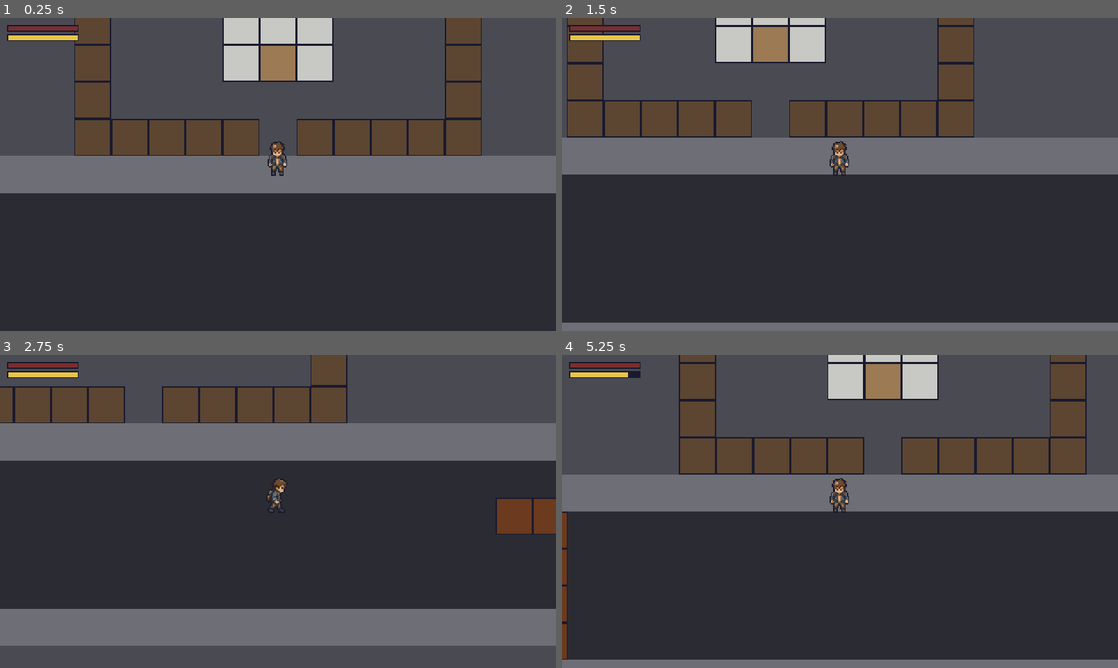
Above: before the commit, frames 1-4 (two rows, left to right).
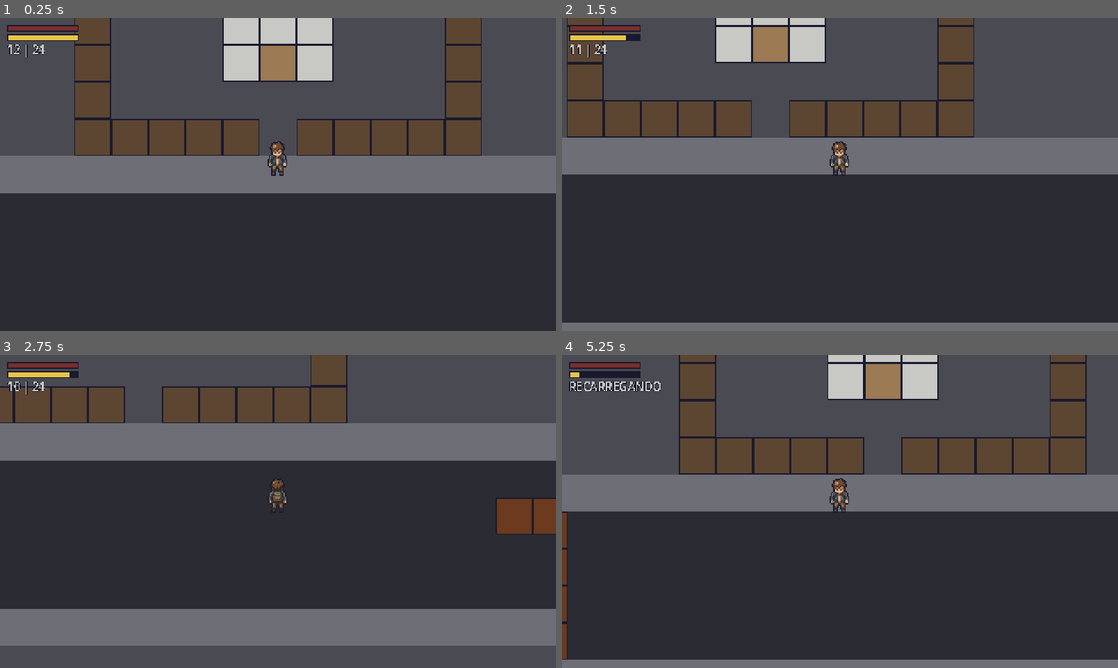
Above: after the commit, the same moments.

Repository: KaiD3v/Afterfall
Game: Godot game, scene res://scenes/main.tscn
Two runs of this game, one before a commit and one after it. Both use one fixed random seed, a clock stepped at 60 frames per second and the inputs below.
Inputs (mouse positions are in pixels of both pictures, inside the frame that each line leads up to):
- Up to frame 1 (0.25 s): no input
- Up to frame 2 (1.5 s): tap Enter at 0.5 s; move the mouse to (962, 158) at 0.52 s; hold D (move_right) 0.53-1.28 s; hold Right mouse button (aim) 0.53-1.28 s; click (962, 158) at 0.8 s; move the mouse to (728, 190) at 1.27 s; hold S (move_down) from 1.28 s (still down); click (728, 190) at 1.35 s
- Up to frame 3 (2.75 s): right-click (166, 527) at 1.55 s; move the mouse to (333, 442) at 2.02 s; release S (move_down) at 2.03 s; hold D (move_right) from 2.03 s (still down); hold Right mouse button (aim) from 2.03 s (still down); click (333, 442) at 2.3 s
- Up to frame 4 (5.25 s): move the mouse to (812, 574) at 2.77 s; release D (move_right) at 2.78 s; release Right mouse button (aim) at 2.78 s; hold W (move_up) 2.78-3.53 s; click (812, 574) at 2.85 s; right-click (812, 574) at 3.05 s; move the mouse to (1006, 558) at 3.52 s; hold Shift (sprint) 3.53-4.28 s; hold A (move_left) 3.53-5.03 s; click (1006, 558) at 3.8 s; tap R (reload) at 4.15 s; move the mouse to (673, 464) at 4.27 s; right-click (673, 464) at 4.35 s; move the mouse to (867, 511) at 5.02 s; hold S (move_down) from 5.03 s (still down); click (867, 511) at 5.1 s

The runs differ from the first frame. In frame 1, 0.1% of the frame differs, in the area x 1-9%, y 8-13%; in frame 2, 0.1%; in frame 3, 0.3%; in frame 4, 0.6%, in the area x 1-18%, y 5-12%.

Commit message:
M4 combat: machete, 9mm pistol with noise, zombies with sight and hearing, 5 ElevenLabs SFX
Co-Authored-By: Claude Opus 5.5 <noreply@anthropic.com>

Diff:
--- a/scenes/main.tscn
+++ b/scenes/main.tscn
@@ -1,8 +1,9 @@
-[gd_scene load_steps=4 format=3]
+[gd_scene load_steps=5 format=3]
 
 [ext_resource type="PackedScene" path="res://scenes/world/neighborhood_greybox.tscn" id="1"]
 [ext_resource type="PackedScene" path="res://scenes/player/player.tscn" id="2"]
 [ext_resource type="PackedScene" path="res://scenes/ui/hud.tscn" id="3"]
+[ext_resource type="PackedScene" path="res://scenes/zombie/zombie.tscn" id="4"]
 
 [node name="Main" type="Node2D"]
 
@@ -11,5 +12,20 @@
 [node name="Player" parent="." instance=ExtResource("2")]
 position = Vector2(336, 464)
 
+[node name="Zombies" type="Node2D" parent="."]
+
+[node name="ZombiePosto" parent="Zombies" instance=ExtResource("4")]
+position = Vector2(1500, 330)
+
+[node name="ZombieTransversal" parent="Zombies" instance=ExtResource("4")]
+position = Vector2(960, 200)
+
+[node name="ZombieSudeste" parent="Zombies" instance=ExtResource("4")]
+position = Vector2(1500, 800)
+facing = Vector2(-1, 0)
+
+[node name="ZombieOficina" parent="Zombies" instance=ExtResource("4")]
+position = Vector2(420, 900)
+
 [node name="HUD" parent="." node_paths=PackedStringArray("player") instance=ExtResource("3")]
 player = NodePath("../Player")
--- a/scenes/player/player.gd
+++ b/scenes/player/player.gd
@@ -1,4 +1,4 @@
-# Protagonista: movimento em 4 direções, corrida com stamina, vida e morte.
+# Protagonista: movimento em 4 direções, corrida com stamina, vida, machete e pistola.
 # Valores iniciais; ajustar no playtest.
 extends CharacterBody2D
 
@@ -13,22 +13,49 @@
 @export var regen_delay := 0.8     # segundos sem gastar antes de recuperar
 @export var recover_at := 25.0     # sem fôlego: só volta a correr ou golpear acima disso
 
+@export_group("Machete")
+@export var machete_damage := 25.0      # zumbi tem 60: 3 golpes
+@export var machete_cost := 20.0        # stamina por golpe
+@export var machete_range := 30.0
+@export var machete_half_angle := 60.0  # graus; arco de 120° à frente
+@export var machete_cooldown := 0.5
+@export var melee_noise := 64.0         # raio de ruído do golpe
+
+@export_group("Pistola 9 mm")
+@export var pistol_damage := 40.0       # 2 tiros por zumbi
+@export var pistol_range := 320.0
+@export var pistol_spread := 4.0        # graus para cada lado; o erro lateral cresce com a distância
+@export var pistol_cooldown := 0.25
+@export var shot_noise := 320.0         # raio de ruído do tiro (10 tiles)
+@export var mag_size := 12
+@export var reload_time := 1.5
+@export var reserve := 24               # munição fora do pente; vem do loot a partir do M6
+
 var health := max_health
 var stamina := max_stamina
 var exhausted := false
+var ammo := mag_size
+var reloading := false
+var facing := Vector2.DOWN
 var _regen_wait := 0.0
+var _weapon_wait := 0.0
 
 @onready var sprite: Sprite2D = $Sprite2D
+@onready var tracer: Line2D = $Tracer
 
 
 func _ready() -> void:
 	# exports chegam depois dos inicializadores; lê os máximos já ajustados no inspetor
 	health = max_health
 	stamina = max_stamina
+	ammo = mag_size
+	add_to_group("player")
+
 
 func _physics_process(delta: float) -> void:
 	if is_dead():
 		return
+	_weapon_wait -= delta
 	var dir := Input.get_vector("move_left", "move_right", "move_up", "move_down")
 	var running := dir != Vector2.ZERO and Input.is_action_pressed("sprint") and not exhausted
 	if running:
@@ -41,15 +68,73 @@
 			exhausted = false
 	velocity = dir * (run_speed if running else walk_speed)
 	move_and_slide()
-	if dir != Vector2.ZERO:
-		# frames do character.png: 0 baixo, 1 esquerda, 2 direita, 3 cima
-		if absf(dir.x) >= absf(dir.y):
-			sprite.frame = 1 if dir.x < 0 else 2
-		else:
-			sprite.frame = 3 if dir.y < 0 else 0
+
+	# Mirando (botão direito), o clique atira; sem mirar, o clique golpeia com o machete.
+	var aiming := Input.is_action_pressed("aim")
+	if aiming:
+		facing = global_position.direction_to(get_global_mouse_position())
+	elif dir != Vector2.ZERO:
+		facing = dir.normalized()
+	if aiming and Input.is_action_just_pressed("shoot"):
+		shoot(facing)
+	elif not aiming and Input.is_action_just_pressed("attack"):
+		melee()
+	if Input.is_action_just_pressed("reload"):
+		reload()
+	_update_frame()
 
 
-# Custo fixo de uma ação (golpe de machete no M4). false = sem stamina, a ação não acontece.
+# ponytail: acerto por distância e ângulo no instante do golpe, sem Area2D; trocar quando houver frames de ataque.
+func melee() -> bool:
+	if is_dead() or _weapon_wait > 0.0 or not spend_stamina(machete_cost):
+		return false
+	_weapon_wait = machete_cooldown
+	$SfxMachete.play()
+	for z in get_tree().get_nodes_in_group("zombies"):
+		var to: Vector2 = z.global_position - global_position
+		if to.length() <= machete_range and absf(rad_to_deg(facing.angle_to(to))) <= machete_half_angle:
+			z.take_damage(machete_damage)
+	_noise(melee_noise)
+	return true
+
+
+func shoot(dir: Vector2) -> bool:
+	if is_dead() or _weapon_wait > 0.0 or reloading or ammo == 0:
+		return false
+	ammo -= 1
+	_weapon_wait = pistol_cooldown
+	var aim := dir.normalized().rotated(deg_to_rad(randf_range(-pistol_spread, pistol_spread)))
+	var end := global_position + aim * pistol_range
+	var ray := PhysicsRayQueryParameters2D.create(global_position, end, 1 | 4)  # paredes e zumbis
+	ray.exclude = [get_rid()]
+	var hit := get_world_2d().direct_space_state.intersect_ray(ray)
+	if hit:
+		end = hit.position
+		if hit.collider.has_method("take_damage"):
+			hit.collider.take_damage(pistol_damage)
+	tracer.points = PackedVector2Array([global_position + Vector2(0, -10), end])
+	tracer.show()
+	get_tree().create_timer(0.05).timeout.connect(tracer.hide)
+	$SfxShot.play()
+	_noise(shot_noise)
+	return true
+
+
+func reload() -> void:
+	if is_dead() or reloading or ammo == mag_size or reserve == 0:
+		return
+	reloading = true
+	$SfxReload.play()
+	await get_tree().create_timer(reload_time).timeout
+	reloading = false
+	if is_dead():
+		return
+	var n := mini(mag_size - ammo, reserve)
+	ammo += n
+	reserve -= n
+
+
+# Custo fixo de uma ação. false = sem stamina, a ação não acontece.
 func spend_stamina(cost: float) -> bool:
 	if exhausted or stamina < cost:
 		return false
@@ -62,6 +147,8 @@
 	if is_dead():
 		return
 	health = maxf(health - amount, 0.0)
+	sprite.modulate = Color(1.6, 0.6, 0.6)
+	get_tree().create_timer(0.1).timeout.connect(func(): sprite.modulate = Color.WHITE)
 	if is_dead():
 		velocity = Vector2.ZERO
 		died.emit()
@@ -71,8 +158,20 @@
 	return health <= 0.0
 
 
+func _noise(radius: float) -> void:
+	get_tree().call_group("zombies", "hear", global_position, radius)
+
+
 func _drain(amount: float) -> void:
 	stamina = maxf(stamina - amount, 0.0)
 	_regen_wait = regen_delay
 	if stamina == 0.0:
 		exhausted = true
+
+
+func _update_frame() -> void:
+	# frames do character.png: 0 baixo, 1 esquerda, 2 direita, 3 cima
+	if absf(facing.x) >= absf(facing.y):
+		sprite.frame = 1 if facing.x < 0 else 2
+	else:
+		sprite.frame = 3 if facing.y < 0 else 0
--- a/scenes/player/player.tscn
+++ b/scenes/player/player.tscn
@@ -1,12 +1,17 @@
-[gd_scene load_steps=4 format=3]
+[gd_scene load_steps=7 format=3]
 
 [ext_resource type="Script" path="res://scenes/player/player.gd" id="1"]
 [ext_resource type="Texture2D" path="res://assets/sprites/m1/character.png" id="2"]
+[ext_resource type="AudioStream" path="res://assets/audio/sfx/shot.mp3" id="3"]
+[ext_resource type="AudioStream" path="res://assets/audio/sfx/machete.mp3" id="4"]
+[ext_resource type="AudioStream" path="res://assets/audio/sfx/reload.mp3" id="5"]
 
 [sub_resource type="RectangleShape2D" id="feet"]
 size = Vector2(12, 6)
 
 [node name="Player" type="CharacterBody2D"]
+collision_layer = 2
+collision_mask = 5
 motion_mode = 1
 script = ExtResource("1")
 
@@ -23,3 +28,18 @@
 limit_top = 0
 limit_right = 1920
 limit_bottom = 1088
+
+[node name="Tracer" type="Line2D" parent="."]
+visible = false
+top_level = true
+width = 1.0
+default_color = Color(0.909804, 0.772549, 0.278431, 1)
+
+[node name="SfxShot" type="AudioStreamPlayer2D" parent="."]
+stream = ExtResource("3")
+
+[node name="SfxMachete" type="AudioStreamPlayer2D" parent="."]
+stream = ExtResource("4")
+
+[node name="SfxReload" type="AudioStreamPlayer2D" parent="."]
+stream = ExtResource("5")
--- a/scenes/ui/hud.gd
+++ b/scenes/ui/hud.gd
@@ -1,4 +1,4 @@
-# HUD mínimo: barras de vida e stamina e aviso de morte.
+# HUD mínimo: barras de vida e stamina, munição (pente | reserva) e aviso de morte.
 extends CanvasLayer
 
 const BAR_W := 60.0
@@ -8,6 +8,7 @@
 @onready var health_fill: ColorRect = $Health/Fill
 @onready var stamina_fill: ColorRect = $Stamina/Fill
 @onready var death: Label = $Death
+@onready var ammo: Label = $Ammo
 
 
 func _ready() -> void:
@@ -19,3 +20,4 @@
 	stamina_fill.size.x = roundf(BAR_W * player.stamina / player.max_stamina)
 	# sem fôlego: barra escurece até recuperar
 	stamina_fill.color = Color8(107, 58, 31) if player.exhausted else Color8(232, 197, 71)
+	ammo.text = "RECARREGANDO" if player.reloading else "%d | %d" % [player.ammo, player.reserve]
--- a/scenes/ui/hud.tscn
+++ b/scenes/ui/hud.tscn
@@ -47,3 +47,14 @@
 text = "VOCÊ MORREU"
 horizontal_alignment = 1
 vertical_alignment = 1
+
+[node name="Ammo" type="Label" parent="."]
+offset_left = 6.0
+offset_top = 20.0
+offset_right = 106.0
+offset_bottom = 34.0
+theme_override_colors/font_color = Color(0.784314, 0.784314, 0.768627, 1)
+theme_override_colors/font_outline_color = Color(0.101961, 0.101961, 0.180392, 1)
+theme_override_constants/outline_size = 2
+theme_override_font_sizes/font_size = 10
+text = "12 | 24"
--- /dev/null
+++ b/scenes/zombie/zombie.gd
@@ -0,0 +1,101 @@
+# Zumbi básico: parado até ver o jogador ou ouvir um ruído; persegue quem vê e ataca de perto.
+# ponytail: anda em linha reta até o alvo, sem pathfinding; obstáculo só é contornado deslizando.
+# Se travar demais no playtest, trocar por NavigationAgent2D com navegação no TileSet.
+extends CharacterBody2D
+
+enum State { IDLE, INVESTIGATE, CHASE }
+
+@export var max_health := 60.0
+@export var walk_speed := 35.0         # investigando um ruído
+@export var chase_speed := 60.0        # perseguindo; o jogador anda a 80
+@export var sight_range := 140.0
+@export var sight_half_angle := 45.0   # graus; cone de 90° à frente
+@export var feel_range := 24.0         # percebe quem encosta, mesmo de costas
+@export var attack_range := 20.0
+@export var attack_damage := 15.0
+@export var attack_cooldown := 1.0
+@export var facing := Vector2.DOWN
+
+var health := 0.0
+var state := State.IDLE
+var target_pos := Vector2.ZERO
+var player: Node2D
+var _attack_wait := 0.0
+
+@onready var sprite: Sprite2D = $Sprite2D
+@onready var groan: AudioStreamPlayer2D = $Groan
+
+
+func _ready() -> void:
+	health = max_health
+	add_to_group("zombies")
+	player = get_tree().get_first_node_in_group("player")
+	_update_frame()
+
+
+func _physics_process(delta: float) -> void:
+	_attack_wait -= delta
+	if player and not player.is_dead() and sees(player.global_position):
+		if state != State.CHASE:
+			groan.play()
+		state = State.CHASE
+		target_pos = player.global_position
+
+	velocity = Vector2.ZERO
+	if state != State.IDLE:
+		var to := target_pos - global_position
+		var near_player := state == State.CHASE and player.global_position.distance_to(global_position) <= attack_range
+		if near_player:
+			facing = to.normalized()
+			if _attack_wait <= 0.0:
+				_attack_wait = attack_cooldown
+				player.take_damage(attack_damage)
+		elif to.length() < 4.0:
+			state = State.IDLE  # chegou ao ruído ou à última posição vista e não achou ninguém
+		else:
+			facing = to.normalized()
+			velocity = facing * (chase_speed if state == State.CHASE else walk_speed)
+	move_and_slide()
+	_update_frame()
+
+
+func sees(point: Vector2) -> bool:
+	var to := point - global_position
+	var dist := to.length()
+	if dist > sight_range:
+		return false
+	if dist > feel_range and absf(rad_to_deg(facing.angle_to(to))) > sight_half_angle:
+		return false
+	var ray := PhysicsRayQueryParameters2D.create(global_position, point, 1)  # só paredes bloqueiam a visão
+	return get_world_2d().direct_space_state.intersect_ray(ray).is_empty()
+
+
+# Chamado por tiros e golpes (call_group "zombies").
+func hear(pos: Vector2, radius: float) -> void:
+	if state != State.CHASE and global_position.distance_to(pos) <= radius:
+		state = State.INVESTIGATE
+		target_pos = pos
+
+
+func take_damage(amount: float) -> void:
+	if health <= 0.0:
+		return
+	health = maxf(health - amount, 0.0)
+	sprite.modulate = Color(1.6, 0.6, 0.6)
+	get_tree().create_timer(0.1).timeout.connect(func(): sprite.modulate = Color.WHITE)
+	if health > 0.0:
+		state = State.CHASE  # quem apanha vira para quem bateu
+		target_pos = player.global_position
+		return
+	remove_from_group("zombies")
+	set_physics_process(false)
+	$CollisionShape2D.set_deferred("disabled", true)
+	create_tween().tween_property(sprite, "modulate:a", 0.0, 0.4).finished.connect(queue_free)
+
+
+func _update_frame() -> void:
+	# frames do zombie.png: 0 baixo, 1 esquerda, 2 direita, 3 cima
+	if absf(facing.x) >= absf(facing.y):
+		sprite.frame = 1 if facing.x < 0 else 2
+	else:
+		sprite.frame = 3 if facing.y < 0 else 0
--- /dev/null
+++ b/scenes/zombie/zombie.tscn
@@ -0,0 +1,26 @@
+[gd_scene load_steps=5 format=3]
+
+[ext_resource type="Script" path="res://scenes/zombie/zombie.gd" id="1"]
+[ext_resource type="Texture2D" path="res://assets/sprites/m1/zombie.png" id="2"]
+[ext_resource type="AudioStream" path="res://assets/audio/sfx/groan.mp3" id="3"]
+
+[sub_resource type="RectangleShape2D" id="feet"]
+size = Vector2(12, 6)
+
+[node name="Zombie" type="CharacterBody2D"]
+collision_layer = 4
+collision_mask = 7
+motion_mode = 1
+script = ExtResource("1")
+
+[node name="Sprite2D" type="Sprite2D" parent="."]
+texture = ExtResource("2")
+offset = Vector2(0, -14)
+hframes = 4
+
+[node name="CollisionShape2D" type="CollisionShape2D" parent="."]
+shape = SubResource("feet")
+
+[node name="Groan" type="AudioStreamPlayer2D" parent="."]
+stream = ExtResource("3")
+max_distance = 400.0
--- /dev/null
+++ b/tests/test_combat.gd
@@ -0,0 +1,137 @@
+# Checagem do M4: visão e audição do zumbi, machete, pistola, recarga e ataque do zumbi.
+# Rodar: godot --headless --path . --fixed-fps 60 --script res://tests/test_combat.gd
+extends SceneTree
+
+const HZ := 60.0
+const ZOMBIE := preload("res://scenes/zombie/zombie.tscn")
+var player: CharacterBody2D
+var failed := false
+
+
+func _initialize() -> void:
+	var main: Node = load("res://scenes/main.tscn").instantiate()
+	main.get_node("Zombies").free()  # cada caso monta os próprios zumbis
+	root.add_child(main)
+	player = main.get_node("Player")
+	_run.call_deferred()
+
+
+func _run() -> void:
+	await physics_frame
+	# Casos na rua principal (linhas 15–18, sem obstáculos entre x 700 e 860).
+	player.position = Vector2(760, 592)
+
+	# 1. Visão: vê de frente, não vê de costas a 80 px; percebe encostado.
+	var z := await spawn(Vector2(840, 592), Vector2.LEFT)
+	await frames(0.1)
+	check("vê o jogador à frente", z.state == z.State.CHASE)
+	z.queue_free()
+	z = await spawn(Vector2(840, 592), Vector2.RIGHT)
+	await frames(0.5)
+	check("não vê de costas", z.state == z.State.IDLE)
+	z.position = player.position + Vector2(18, 0)
+	await frames(0.1)
+	check("percebe quem encosta", z.state == z.State.CHASE)
+	z.queue_free()
+
+	# 2. Parede bloqueia a visão: zumbi atrás da casa (do outro lado da cerca/casa).
+	player.position = Vector2(336, 410)  # terreno, logo abaixo da casa
+	z = await spawn(Vector2(336, 280), Vector2.DOWN)  # 130 px, dentro do alcance; casa no meio
+	await frames(0.2)
+	check("casa bloqueia a visão", z.state == z.State.IDLE)
+	z.position = Vector2(460, 405)  # mesmo terreno, ao lado, sem a casa no meio
+	z.facing = z.global_position.direction_to(player.global_position)
+	await frames(0.1)
+	check("sem a casa no meio, vê", z.state == z.State.CHASE)
+	z.queue_free()
+
+	# 3. Som: tiro atrai zumbi de costas a 250 px; golpe não atrai a 100 px.
+	player.position = Vector2(760, 592)
+	z = await spawn(Vector2(860, 560), Vector2.RIGHT)
+	player.melee()
+	await frames(0.1)
+	check("golpe não é ouvido a ~100 px", z.state == z.State.IDLE)
+	z.position = Vector2(1010, 560)
+	player._weapon_wait = 0.0
+	player.shoot(Vector2.UP)
+	await frames(0.1)
+	check("tiro é ouvido a 250 px e o zumbi vai até o ruído", z.state == z.State.INVESTIGATE and z.target_pos == player.global_position)
+	z.queue_free()
+	await frames(1.0)
+
+	# 4. Machete: 3 golpes matam; cada golpe custa stamina; sem fôlego não golpeia.
+	player.stamina = player.max_stamina
+	z = await spawn(player.position + Vector2(24, 0), Vector2.LEFT)
+	player.facing = Vector2.RIGHT
+	var hits := 0
+	for i in 3:
+		var s0: float = player.stamina
+		if player.melee():
+			hits += 1
+		check("golpe %d custa 20 de stamina" % (i + 1), is_equal_approx(s0 - player.stamina, 20.0))
+		await frames(0.55)
+	check("3 golpes de machete matam", hits == 3 and dead(z))
+	await frames(0.5)
+	player.exhausted = true
+	player._weapon_wait = 0.0
+	check("sem fôlego o machete falha", not player.melee())
+	player.exhausted = false
+
+	# 5. Pistola: 2 tiros matam a 100 px; pente de 12; recarga usa a reserva.
+	player.ammo = player.mag_size
+	player.pistol_spread = 0.0
+	z = await spawn(player.position + Vector2(100, 0), Vector2.RIGHT)
+	for i in 2:
+		player._weapon_wait = 0.0
+		player.shoot(Vector2.RIGHT)
+		await physics_frame
+	check("2 tiros matam", dead(z))
+	await frames(0.5)
+	var shots := 0
+	for i in 15:
+		player._weapon_wait = 0.0
+		if player.shoot(Vector2.UP):
+			shots += 1
+	check("pente dá 12 tiros (deu %d)" % (shots + 2), shots + 2 == 12 and player.ammo == 0)
+	var reserve0: int = player.reserve
+	player.reload()
+	await frames(player.reload_time + 0.1)
+	check("recarga enche o pente com a reserva", player.ammo == 12 and player.reserve == reserve0 - 12)
+
+	# 6. Zumbi ataca de perto, 15 por golpe, 1 por segundo; jogador mais rápido que ele.
+	player.health = player.max_health
+	z = await spawn(player.position + Vector2(40, 0), Vector2.LEFT)
+	await frames(2.6)
+	check("zumbi causou 45 de dano em ~2,6 s (vida %.0f)" % player.health, player.health == 55.0)
+	check("zumbi persegue mais devagar que o jogador anda", z.chase_speed < player.walk_speed)
+	z.queue_free()
+
+	print("RESULT: ", "FAIL" if failed else "PASS")
+	quit(1 if failed else 0)
+
+
+func spawn(pos: Vector2, facing: Vector2) -> CharacterBody2D:
+	var z: CharacterBody2D = ZOMBIE.instantiate()
+	z.position = pos
+	z.facing = facing
+	current_scene_root().add_child(z)
+	await physics_frame
+	return z
+
+
+func current_scene_root() -> Node:
+	return player.get_parent()
+
+
+func frames(seconds: float) -> void:
+	for i in int(seconds * HZ):
+		await physics_frame
+
+
+func check(label: String, ok: bool) -> void:
+	print(("ok   " if ok else "FAIL ") + label)
+	failed = failed or not ok
+
+
+func dead(z: Variant) -> bool:
+	return not is_instance_valid(z) or not z.is_in_group("zombies")
--- a/tests/test_greybox.gd
+++ b/tests/test_greybox.gd
@@ -9,6 +9,7 @@
 
 func _initialize() -> void:
 	var main: Node = load("res://scenes/main.tscn").instantiate()
+	main.get_node("Zombies").free()  # aqui só interessa a colisão do mapa
 	root.add_child(main)
 	player = main.get_node("Player")
 	_run.call_deferred()
Not shown, added: assets/audio/sfx/door.mp3.import
Not shown, added: assets/audio/sfx/groan.mp3.import
Not shown, added: assets/audio/sfx/machete.mp3.import
Not shown, added: assets/audio/sfx/reload.mp3.import
Not shown, added: assets/audio/sfx/shot.mp3.import
Not shown, added: scenes/zombie/zombie.gd.uid
Not shown, added: tests/test_combat.gd.uid
Not shown, added: assets/audio/sfx/door.mp3
Not shown, added: assets/audio/sfx/groan.mp3
Not shown, added: assets/audio/sfx/machete.mp3
Not shown, added: assets/audio/sfx/reload.mp3
Not shown, added: assets/audio/sfx/shot.mp3
